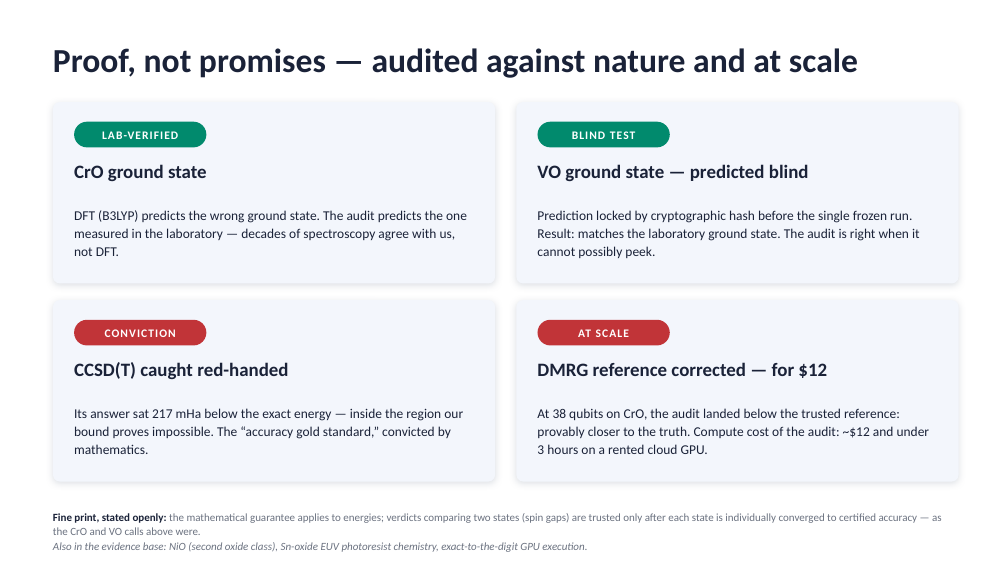
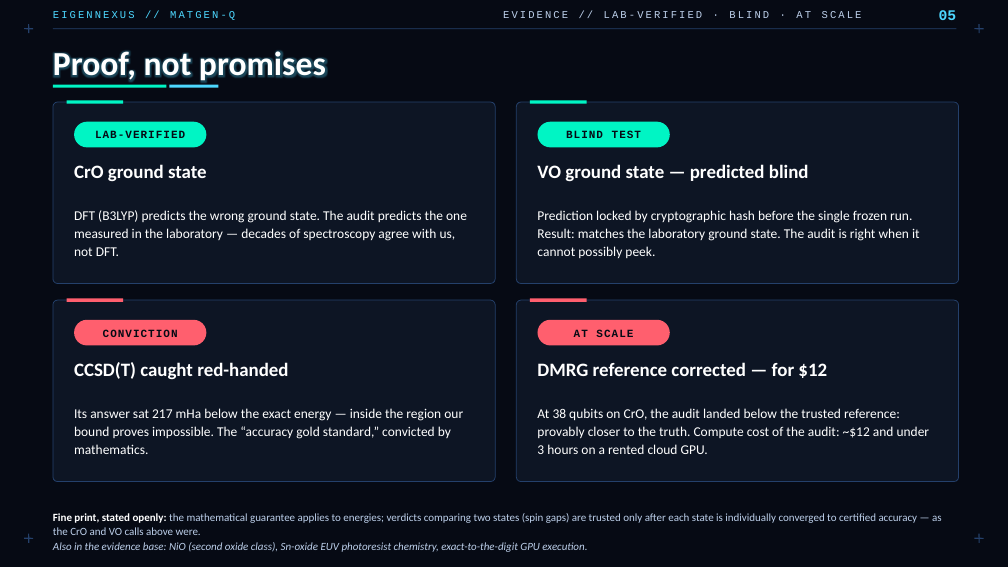
Before and after one commit to christianmetzl/potomac_advancedmaterials, a slide deck: slide 5 of docs/MATGENQ_Audit_CxO.pptx. Drawn at 1008x567 pixels with LibreOffice and Linux fonts; fonts in the diff are those of the drawing. Boxes give left, top, right and bottom in pixels: in the first picture for what was removed or moved away, otherwise in the second. Text is boxed around its words. In the diff, an @@ line names an element or a change of style, - is before the commit and + after.

```diff
--- a/docs/MATGENQ_Audit_CxO.pptx
+++ b/docs/MATGENQ_Audit_CxO.pptx
@@ background #FFFFFF to #060A14 @@
@@ line added from (24, 29) to (33, 29), #24406B 1 pt @@
@@ line added from (29, 24) to (29, 33), #24406B 1 pt @@
@@ text added at [53,11,235,20], 10 pt, text #4DD8FF @@
+EIGENNEXUS // MATGEN-Q
@@ line added from (53, 29) to (957, 29), #24406B 0.75 pt @@
@@ text added at [503,11,862,18], 10 pt, text #BCCFEA @@
+EVIDENCE // LAB-VERIFIED · BLIND · AT SCALE
@@ text added at [939,10,957,20], 14 pt, text #4DD8FF, bold @@
+05
@@ line added from (975, 29) to (984, 29), #24406B 1 pt @@
@@ line added from (979, 24) to (979, 33), #24406B 1 pt @@
@@ text at [53,51,326,81]: text changed; text colour #1A2238 to #FFFFFF @@
-Proof, not promises — audited against nature and at scale
+Proof, not promises
@@ rectangle added at [53,85,166,88], fill #00F5C4 @@
@@ rectangle added at [169,85,219,88], fill #4DD8FF @@
@@ rectangle added at [67,101,123,104], fill #00F5C4 @@
@@ rectangle added at [530,101,587,104], fill #00F5C4 @@
@@ rounded rectangle at [74,122,206,147]: fill #018A6D to #00F5C4 @@
@@ rounded rectangle at [538,122,670,147]: fill #018A6D to #00F5C4 @@
@@ rectangle added at [67,299,123,302], fill #FF5F6E @@
@@ rectangle added at [530,299,587,302], fill #FF5F6E @@
@@ rounded rectangle at [74,320,206,346]: fill #C13438 to #FF5F6E @@
@@ fill #F3F6FC to #0D1524; outline none to #24406B 0.75 pt; shadow off; proportions changed in 4 elements at [53,102,495,284], [516,102,959,284], [53,300,495,482], [516,300,959,482] @@
@@ size 11 to 10.5 pt, font Calibri to Courier New, text colour #FFFFFF to #060A14 in 4 elements at [95,131,185,138], [566,131,641,138], [103,329,178,337], [574,329,633,337] @@
@@ rounded rectangle at [538,320,670,346]: fill #C13438 to #FF5F6E @@
@@ text colour #1A2238 to #FFFFFF in 8 elements at [74,164,207,182], [74,210,467,256], [537,164,809,182], [537,210,920,258], [74,362,288,379], [74,408,463,454], [537,362,827,378], [537,408,930,454] @@
@@ text "Fine print, stated openly: the ..." at [53,513,942,552]: text colour #1A2238 to #FFFFFF in "Fine print, stated openly:"; text colour #6B7280 to #BCCFEA @@
@@ line added from (24, 538) to (33, 538), #24406B 1 pt @@
@@ line added from (29, 534) to (29, 543), #24406B 1 pt @@
@@ line added from (975, 538) to (984, 538), #24406B 1 pt @@
@@ line added from (979, 534) to (979, 543), #24406B 1 pt @@
```
Also in this commit, not shown: 7 other slides changed.
